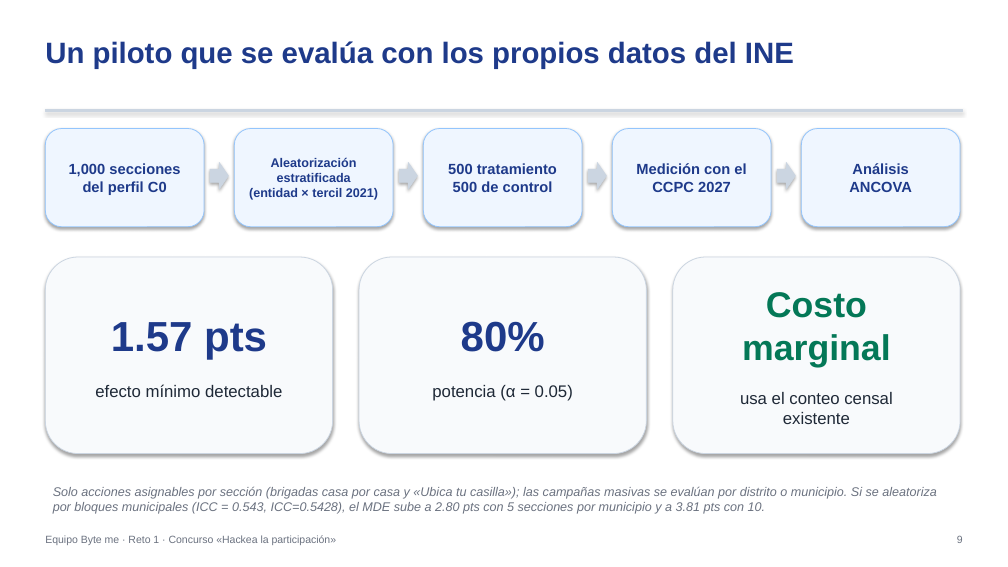
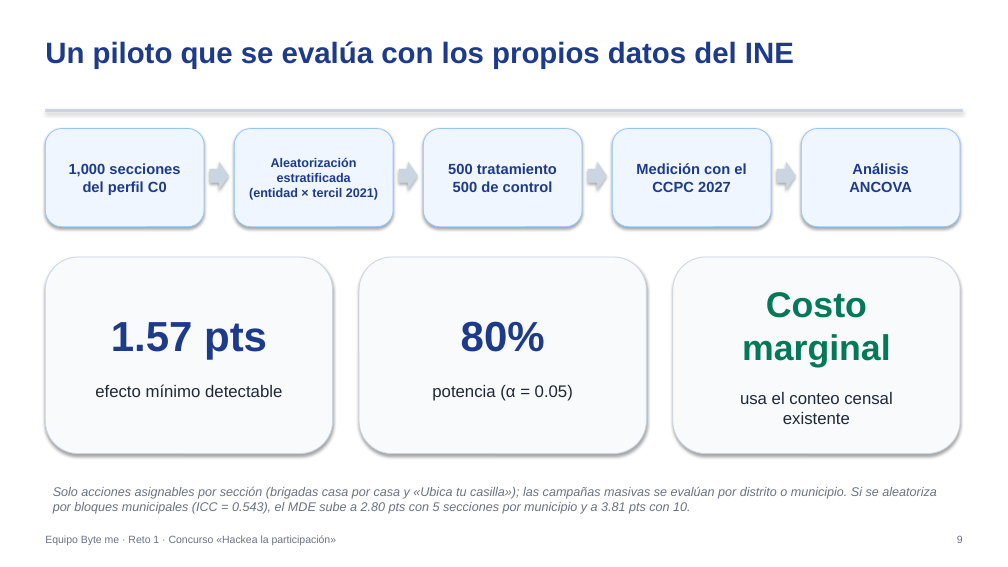
Before and after one commit to Johanan1113/Hackaton_INE_byte_me, a slide deck: slide 9 of entrega_ByteMe_Reto1/Presentacion_Ejecutiva_ByteMe.pptx. Drawn at 1008x567 pixels with LibreOffice and Linux fonts; fonts in the diff are those of the drawing. Boxes give left, top, right and bottom in pixels: in the first picture for what was removed or moved away, otherwise in the second. Text is boxed around its words. In the diff, an @@ line names an element or a change of style, - is before the commit and + after.

```diff
--- a/entrega_ByteMe_Reto1/Presentacion_Ejecutiva_ByteMe.pptx
+++ b/entrega_ByteMe_Reto1/Presentacion_Ejecutiva_ByteMe.pptx
@@ text at (x1=53, y1=486, x2=937, y2=514): text changed @@
-Solo acciones asignables por sección (brigadas casa por casa y «Ubica tu casilla»); las campañas masivas se evalúan por distrito o municipio. Si se aleatoriza por bloques municipales (ICC = 0.543, ICC=0.5428), el MDE sube a 2.80 pts con 5 secciones por municipio y a 3.81 pts con 10.
+Solo acciones asignables por sección (brigadas casa por casa y «Ubica tu casilla»); las campañas masivas se evalúan por distrito o municipio. Si se aleatoriza por bloques municipales (ICC = 0.543), el MDE sube a 2.80 pts con 5 secciones por municipio y a 3.81 pts con 10.
```
Also in this commit, not shown: 42 other files.
